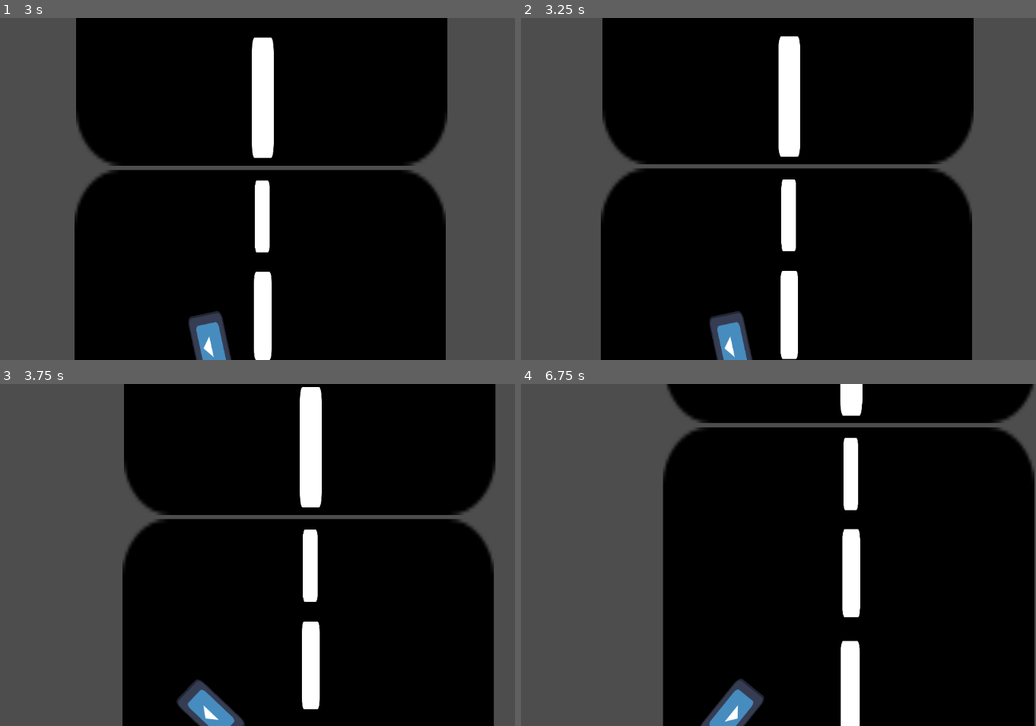
Above: before the commit, frames 1-4 (two rows, left to right).
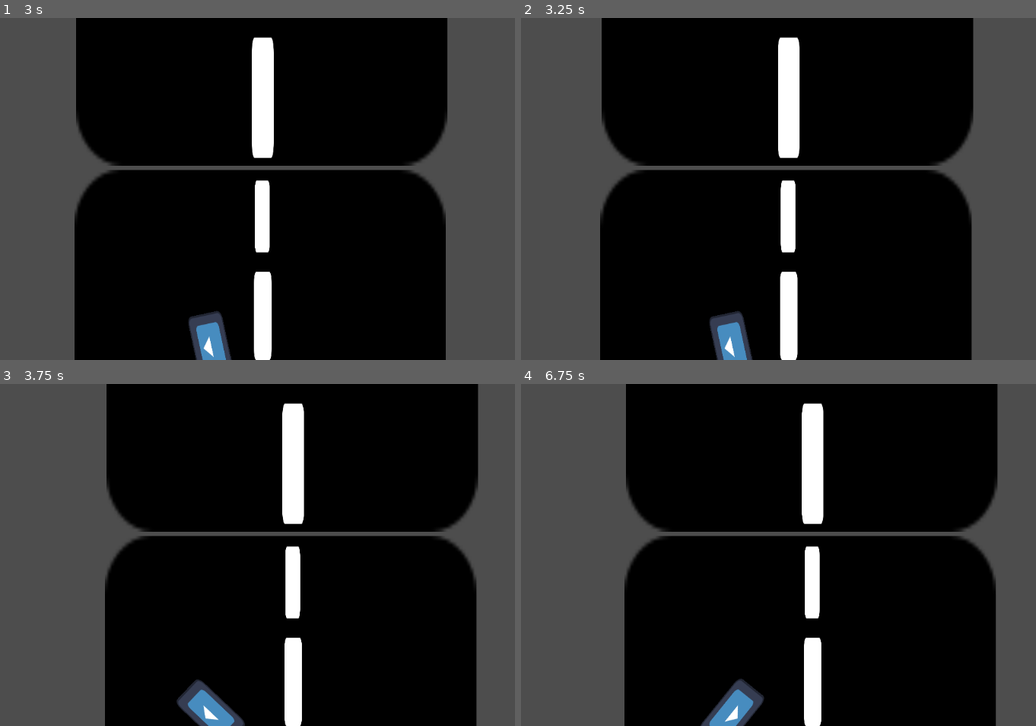
Above: after the commit, the same moments.

Repository: prakhar-gamer/NightTimeRacer
Game: Godot game, scene res://scenes/main.tscn
Same seed, same stepped clock (60 frames per second), same inputs: the game is played once before the commit and once after it. The engine's default icon, where the game draws it, is replaced by a stand-in: a white triangle on a blue panel in a dark square.
Inputs:
- Up to frame 1 (3 s): tap Enter at 0.5 s; hold D (right) 0.53-1.28 s; hold S (down) 1.28-2.03 s; hold D (right) 2.03-2.78 s; hold W (forward) from 2.78 s (still down)
- Up to frame 2 (3.25 s): keep holding W (forward)
- Up to frame 3 (3.75 s): release W (forward) at 3.53 s; hold A (left) from 3.53 s (still down)
- Up to frame 4 (6.75 s): release A (left) at 5.03 s; hold S (down) 5.03-5.78 s; hold D (right) 5.78-6.53 s; hold W (forward) from 6.53 s (still down)

Frame 1 is identical in both runs. In frame 2, 1.3% of the frame differs, in the area x 15-88%, y 0-100%; in frame 3, 14%; in frame 4, 22%, in the area x 20-100%, y 0-100%.

Commit message:
added enemy

Diff:
--- a/Scripts/enemy_logic/enemy_car.gd
+++ b/Scripts/enemy_logic/enemy_car.gd
@@ -4,20 +4,42 @@
 @export var SPEED = 300.0
 @export var acceleration = 100
 var MaxVelocity = 500
-const JUMP_VELOCITY = -400.0
 
-@export var direction = "up"
+@onready var ViewZone = $ViewZone/CollisionShape2D
+var lane_change = false
+var lane_change_angle = 20
+var lane = "none"
+
 
 func _ready() -> void:
 	add_to_group("enemy_car")
 	pass
+
+
+
+func drivingLogic(delta: float) -> float:
+	if lane == "right":
+		rotation = lane_change_angle * delta
+	if lane == "left":
+		rotation = -lane_change_angle * delta
+	return rotation
 
 func _physics_process(delta: float) -> void:
 	#adds the force for forward and back motion
 	#engine force
 	velocity.y += acceleration * delta
 	velocity.y = clampf(velocity.y, 0, MaxVelocity)
+
+	#lane change returns lanechange angle,
+	#velocity x = tan(drivingLogic) * velocity . y
+	if lane_change == true:
+		velocity.x = tan(drivingLogic(delta)) * velocity.y
+	if lane_change == false:
+		rotation = 0
+		velocity.x = 0
 	move_and_slide()
+
+
 	pass
 
 
@@ -30,3 +52,19 @@
 	if body.is_in_group("player_car"):
 		print("Crashed!")
 	pass # Replace with function body.
+
+
+func _on_view_zone_body_entered(body: Node2D) -> void:
+	if body.is_in_group("player_car"):
+		var xMiddle = global_position.x
+		if body.global_position.x < xMiddle:
+			lane = "right"
+		if body.global_position.x > xMiddle:
+			lane = "left"
+		lane_change=true
+	pass # Replace with function body.
+
+
+func _on_view_zone_body_exited(body: Node2D) -> void:
+	lane_change=false
+	pass # Replace with function body.
--- a/scenes/enemy_car.tscn
+++ b/scenes/enemy_car.tscn
@@ -5,6 +5,9 @@
 
 [sub_resource type="RectangleShape2D" id="RectangleShape2D_ermhv"]
 size = Vector2(78, 88)
+
+[sub_resource type="RectangleShape2D" id="RectangleShape2D_mr7yb"]
+size = Vector2(264, 379)
 
 [sub_resource type="RectangleShape2D" id="RectangleShape2D_knn66"]
 size = Vector2(5.6569524, 17.772984)
@@ -24,6 +27,12 @@
 scale = Vector2(0.7478126, 0.7109375)
 texture = ExtResource("1_3y6xc")
 
+[node name="ViewZone" type="Area2D" parent="." unique_id=205231835]
+
+[node name="CollisionShape2D" type="CollisionShape2D" parent="ViewZone" unique_id=515205160]
+position = Vector2(5, 179.5)
+shape = SubResource("RectangleShape2D_mr7yb")
+
 [node name="crashZone" type="Area2D" parent="." unique_id=857048491]
 
 [node name="CollisionShape2D" type="CollisionShape2D" parent="crashZone" unique_id=794572578]
@@ -32,4 +41,6 @@
 scale = Vector2(9.899323, -5.682782)
 shape = SubResource("RectangleShape2D_knn66")
 
+[connection signal="body_entered" from="ViewZone" to="." method="_on_view_zone_body_entered"]
+[connection signal="body_exited" from="ViewZone" to="." method="_on_view_zone_body_exited"]
 [connection signal="body_entered" from="crashZone" to="." method="_on_crash_zone_body_entered"]
--- a/scenes/player_car.tscn
+++ b/scenes/player_car.tscn
@@ -9,6 +9,7 @@
 
 [node name="PlayerCar" type="CharacterBody2D" unique_id=1530220514 groups=["player_car"]]
 script = ExtResource("1_ir7uv")
+allowBackwords = false
 
 [node name="CollisionShape2D" type="CollisionShape2D" parent="." unique_id=1986271812]
 position = Vector2(1, -1)
